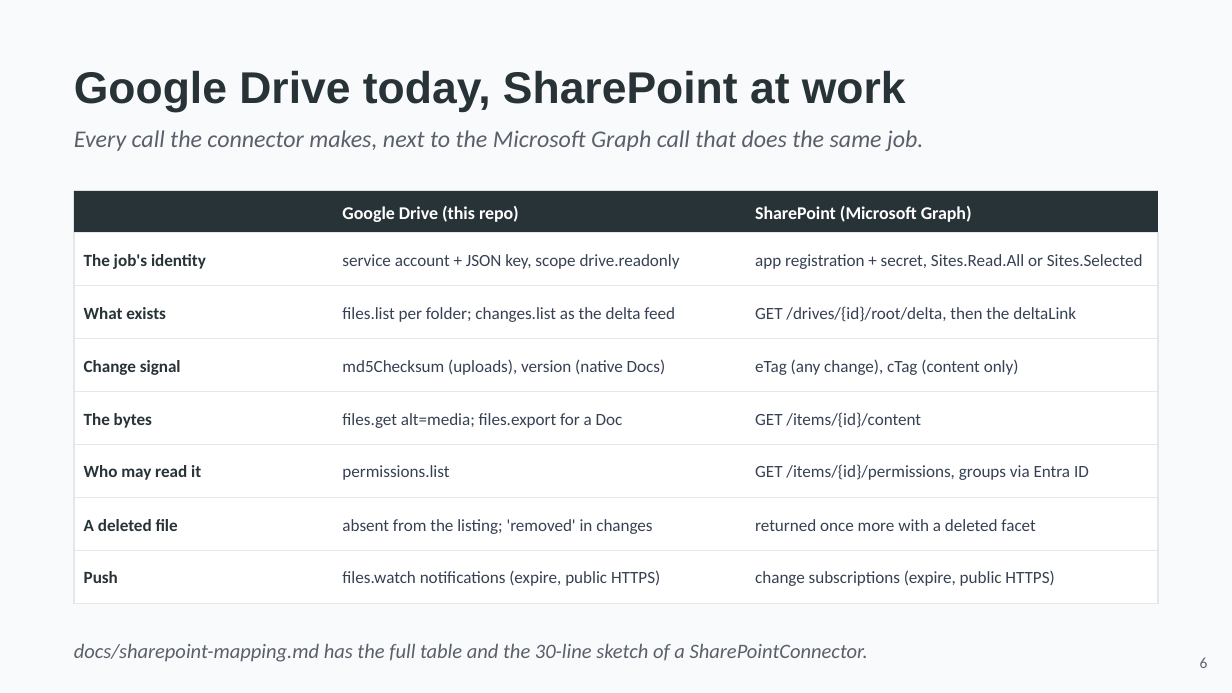
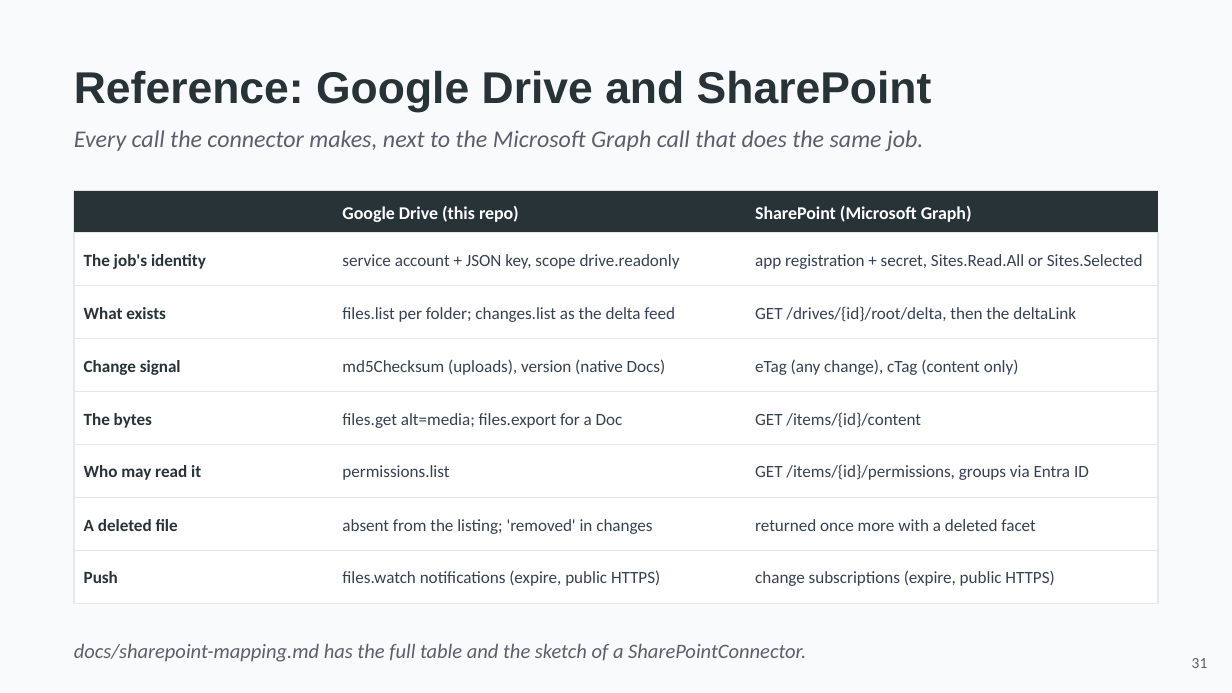
Before and after one commit to hasankanaan26/acme-desk, a slide deck: slide 31 of slides/part1-source.pptx (slide 6 before the commit). Drawn at 1232x693 pixels with LibreOffice and Linux fonts; fonts in the diff are those of the drawing. Boxes give left, top, right and bottom in pixels: in the first picture for what was removed or moved away, otherwise in the second. Text is boxed around its words. In the diff, an @@ line names an element or a change of style, - is before the commit and + after.

```diff
--- a/slides/part1-source.pptx
+++ b/slides/part1-source.pptx
@@ text at [74,70,932,113]: text changed @@
-Google Drive today, SharePoint at work
+Reference: Google Drive and SharePoint
@@ text at [74,644,806,662]: text changed @@
-docs/sharepoint-mapping.md has the full table and the 30-line sketch of a SharePointConnector.
+docs/sharepoint-mapping.md has the full table and the sketch of a SharePointConnector.
@@ text at [1192,658,1208,668]: text changed @@
-6
+31
```
Also in this commit, not shown: 14 other slides changed, 21 slides added, 6 slides removed, 28 other files.
